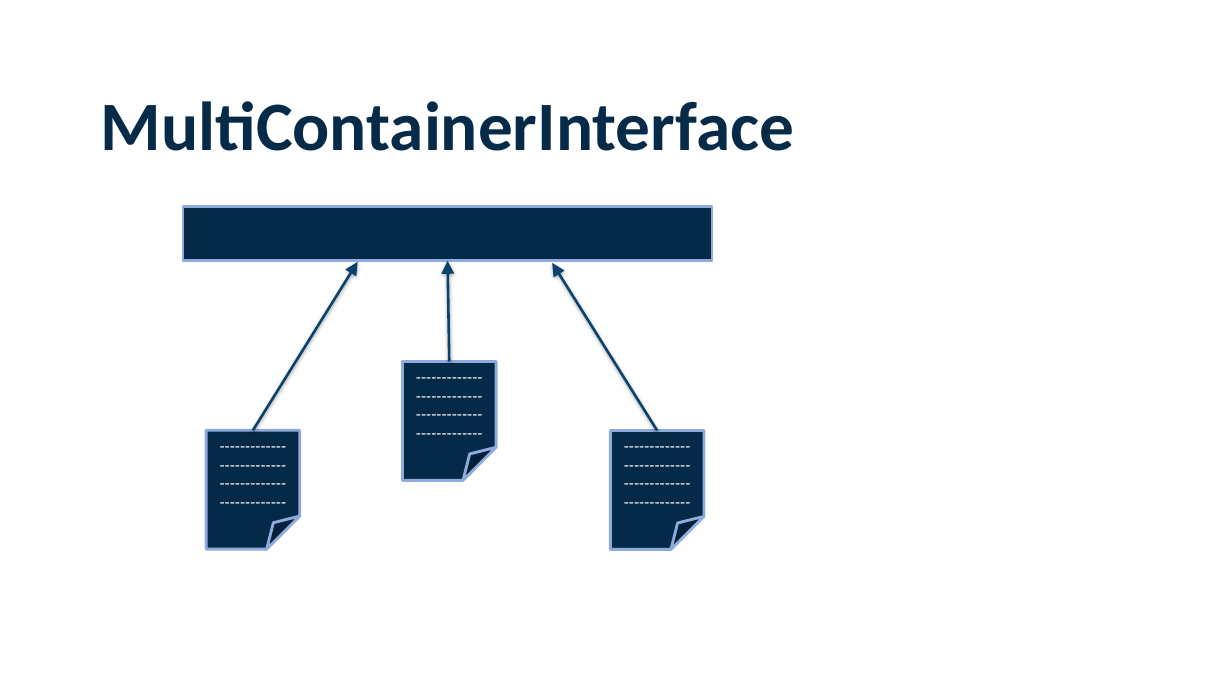
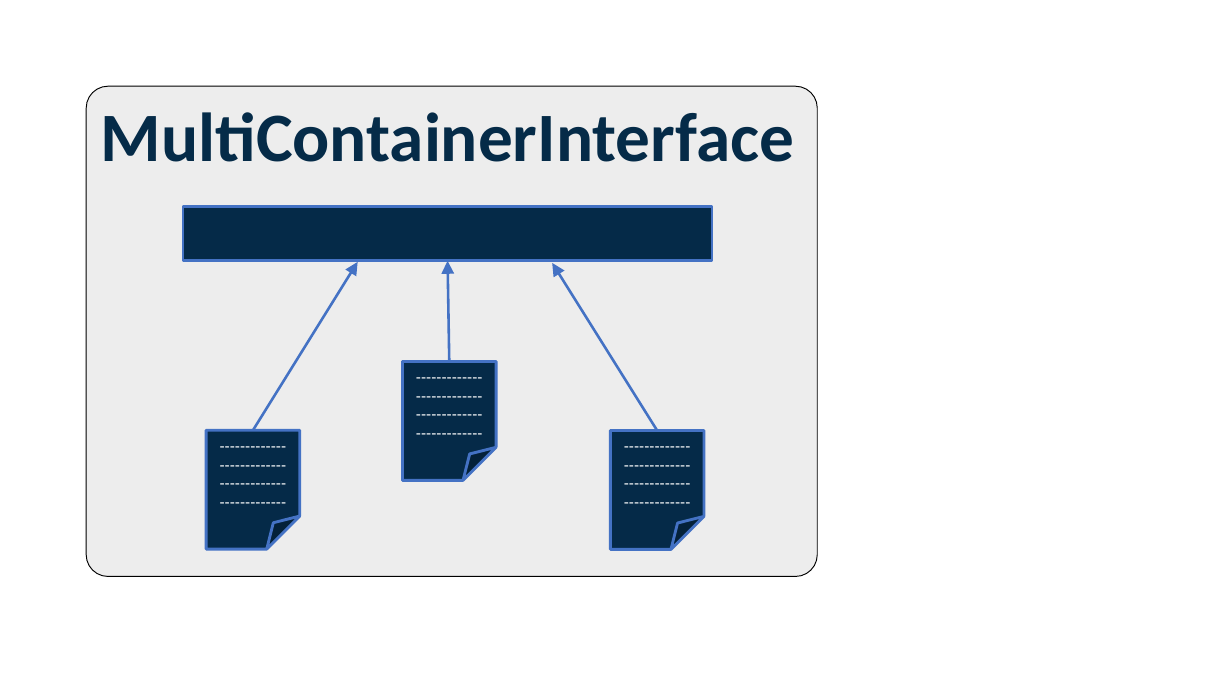
Before and after one commit to hdmf-dev/hdmf, a slide deck: slide 3 of docs/source/figures/gallery_thumbnails.pptx. Drawn at 1232x693 pixels with LibreOffice and Linux fonts; fonts in the diff are those of the drawing. Boxes give left, top, right and bottom in pixels: in the first picture for what was removed or moved away, otherwise in the second. Text is boxed around its words. In the diff, an @@ line names an element or a change of style, - is before the commit and + after.

```diff
--- a/docs/source/figures/gallery_thumbnails.pptx
+++ b/docs/source/figures/gallery_thumbnails.pptx
@@ text "MultiContainerInterface": place and size @@
-text "MultiContainerInterface" at (101, 101, 794, 151)
+text "MultiContainerInterface" at (101, 112, 794, 162)
@@ rounded rectangle added at (86, 86, 817, 577), fill #EDEDED, outline #000000 0.75 pt @@
@@ outline #8FAADC 2.25 pt to #4472C4 2.25 pt in 4 elements at (206, 431, 299, 550), (403, 361, 496, 481), (611, 431, 704, 550), (183, 206, 713, 261) @@
@@ arrow (253, 431) - (358, 262): stroke #08436D 2 pt to #4472C4 2 pt @@
@@ arrow (449, 361) - (447, 261): stroke #08436D 2 pt to #4472C4 2 pt @@
@@ arrow (657, 431) - (553, 263): stroke #08436D 2 pt to #4472C4 2 pt @@
```
Also in this commit, not shown: 2 other slides changed, 1 slide added, 1 slide removed, 4 other files.
